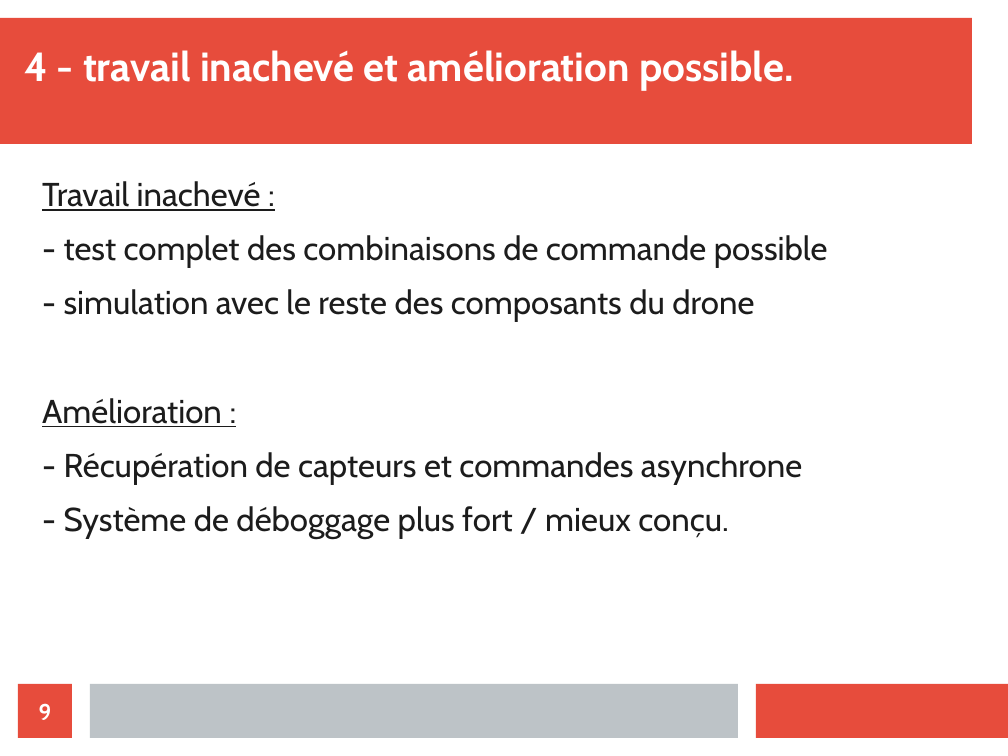
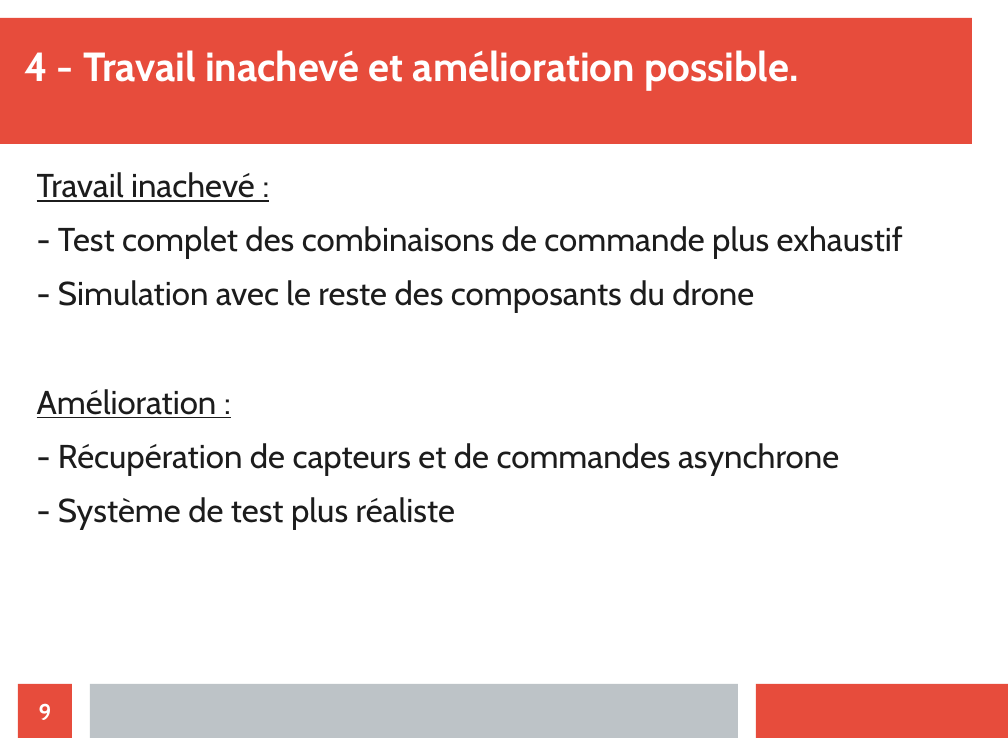
Before and after one commit to athmanmekh/AuttoPIlote-X-OPEN-PILOT, a slide deck: slide 9 of presentation/presentation 3/diapoPresentation (1).odp. Drawn at 1008x756 pixels with LibreOffice and Linux fonts; fonts in the diff are those of the drawing. Boxes give left, top, right and bottom in pixels: in the first picture for what was removed or moved away, otherwise in the second. Text is boxed around its words. In the diff, an @@ line names an element or a change of style, - is before the commit and + after.

```diff
--- a/presentation/presentation 3/diapoPresentation (1).odp
+++ b/presentation/presentation 3/diapoPresentation (1).odp
@@ title at (24,50,798,91): text changed @@
-4 - travail inachevé et amélioration possible.
+4 - Travail inachevé et amélioration possible.
@@ text "Travail inachevé :": place and size @@
-text "Travail inachevé :" at (42,181,828,539)
+text "Travail inachevé :" at (37,172,903,529)
@@ text at (58,226,903,313): text changed @@
-- test complet des combinaisons de commande possible
-- simulation avec le reste des composants du drone
+- Test complet des combinaisons de commande plus exhaustif
+- Simulation avec le reste des composants du drone
@@ text at (58,443,839,529): text changed @@
-- Récupération de capteurs et commandes asynchrone
-- Système de déboggage plus fort / mieux conçu.
+- Récupération de capteurs et de commandes asynchrone
+- Système de test plus réaliste
```
Also in this commit, not shown: 2 other slides changed, 1 other file.
